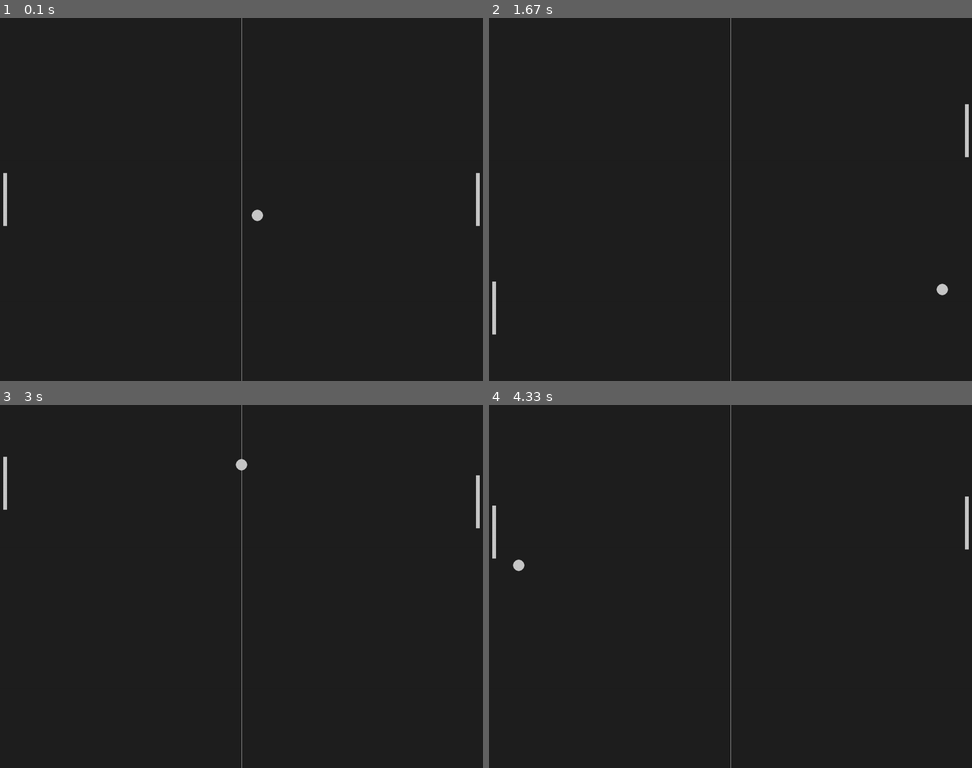
Above: before the commit, frames 1-4 (two rows, left to right).
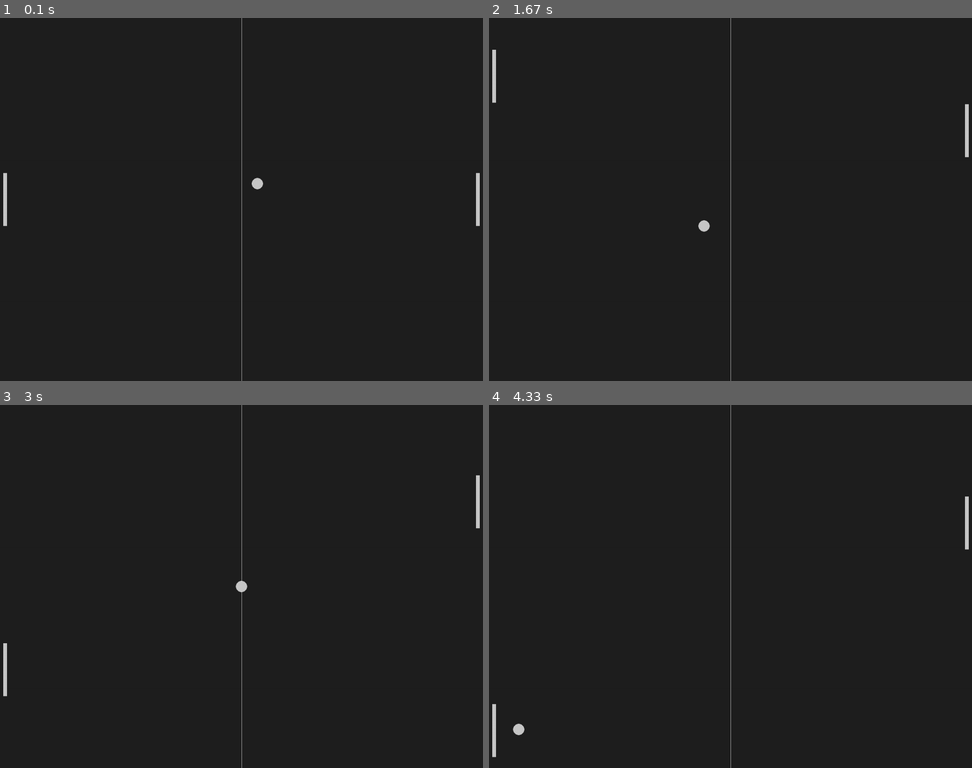
Above: after the commit, the same moments.

Repository: Sh9hid/pygame
Game: pygame game, started from pong/main.py
Two runs of this game, one before a commit and one after it. Both use one fixed random seed, a clock stepped at 60 frames per second and the inputs below.
Inputs:
- Up to frame 1 (0.1 s): no input
- Up to frame 2 (1.67 s): hold Up 0.33-0.8 s; hold Down 0.83-1.13 s; hold Up 1.17-1.53 s; hold Down from 1.57 s (still down)
- Up to frame 3 (3 s): release Down at 1.93 s; hold Up 1.97-2.27 s; hold Down 2.3-2.6 s; hold Up from 2.63 s (still down)
- Up to frame 4 (4.33 s): release Up at 3 s; hold Down 3.03-3.4 s; hold Up 3.43-3.73 s; hold Down 3.77-4.07 s; hold Up from 4.1 s (still down)

The runs differ from the first frame. In frame 1, 0.1% of the frame differs, in the area x 52-55%, y 44-56%; in frame 2, 0.3%; in frame 3, 0.3%; in frame 4, 0.3%, in the area x 0-8%, y 27-98%.

Commit message:
random, restart

Diff:
--- a/pong/main.py
+++ b/pong/main.py
@@ -1,4 +1,4 @@
-import pygame, sys
+import pygame, sys, random
 
 def ball_animation():
     global ball_speed_x, ball_speed_y
@@ -8,7 +8,7 @@
     if ball.top <= 0 or ball.bottom >= screen_height:
         ball_speed_y *= -1
     if ball.left <= 0 or ball.right >= screen_width:
-        ball_speed_x *= -1
+        ball_restart()
 
     if ball.colliderect(player) or ball.colliderect(opponent):
         ball_speed_x *= -1
@@ -30,7 +30,11 @@
     if opponent.bottom >= screen_height:
         opponent.bottom = screen_height
 
-
+def ball_restart():
+    global ball_speed_x, ball_speed_y
+    ball.center = (screen_width/2, screen_height/2)
+    ball_speed_y *= random.choice((1, -1))
+    ball_speed_x *= random.choice((1, -1))
 
 pygame.init()
 clock = pygame.time.Clock()
@@ -48,8 +52,8 @@
 bg_color = pygame.Color('grey12')
 light_grey = (200,200,200)
 
-ball_speed_x = 7
-ball_speed_y = 7
+ball_speed_x = 7 * random.choice((-1, 1))
+ball_speed_y = 7 * random.choice((-1, 1))
 player_speed = 0
 opponent_speed = 7
 
